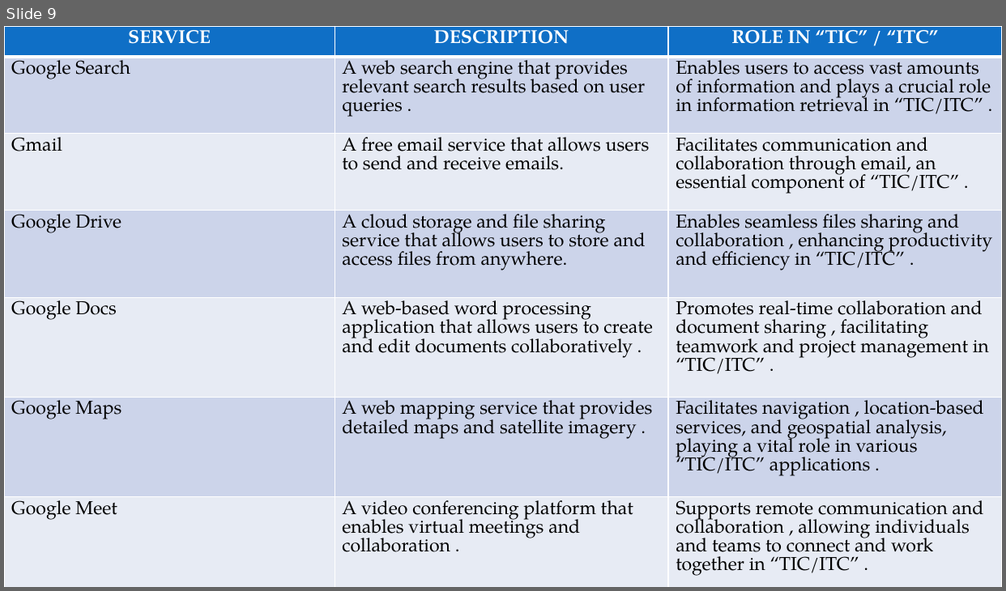
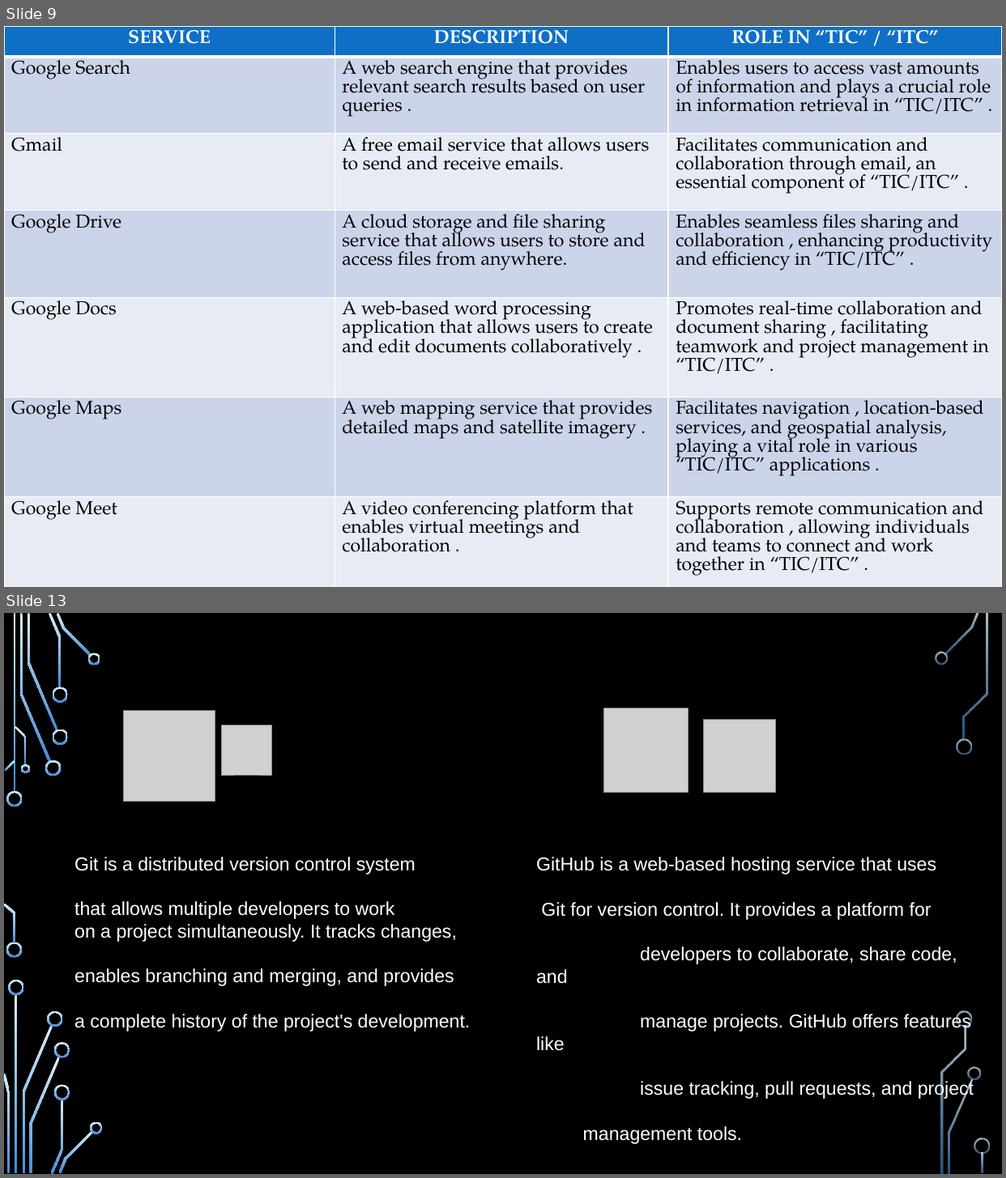
Before and after one commit to mehdi628/exam_tic, a slide deck: TIC (3).pptm. Shown one above the other, each under a label of ours: slide 9 before the commit, slides 9 and 13 after it; the slides between them are not shown. The pictures are 1006x591 and 1006x1178 pixels, drawn with LibreOffice and Linux fonts; fonts in the diff are those of the drawing; grey boxes stand for pictures; background and template pictures are left out. Boxes give left, top, right and bottom in pixels: in the first picture for what was removed or moved away, otherwise in the second. Text is boxed around its words. In the diff, an @@ line names an element or a change of style, - is before the commit and + after.

```diff
--- a/TIC (3).pptm
+++ b/TIC (3).pptm
@@ slide 13 added at <box>4,613,1002,1174</box>, background picture (left out); not listed: 36 template elements that a slide beside it also shows @@
@@ text added at <box>140,645,345,687</box>, 28 pt, text #000000, underline @@
+Git & GitHub
@@ picture added at <box>603,708,688,793</box> @@
@@ picture added at <box>123,710,215,802</box> @@
@@ picture added at <box>222,726,272,776</box> @@
@@ picture added at <box>703,720,776,793</box> @@
@@ text added at <box>86,821,160,851</box>, 18 pt, text #000000, underline @@
+Git :
@@ text added at <box>548,821,663,851</box>, 18 pt, text #000000, underline @@
+GitHub :
@@ text added at <box>74,857,471,1032</box>, 18 pt, text #FFFFFF @@
+Git is a distributed version control system
+that allows multiple developers to work
+on a project simultaneously. It tracks changes,
+enables branching and merging, and provides
+a complete history of the project's development.
@@ text added at <box>536,857,974,1141</box>, 18 pt, text #FFFFFF @@
+GitHub is a web-based hosting service that uses
+Git for version control. It provides a platform for
+developers to collaborate, share code, and
+manage projects. GitHub offers features like
+issue tracking, pull requests, and project
+management tools.
```
Also in this commit, not shown: 8 slides changed, 5 other slides added.
